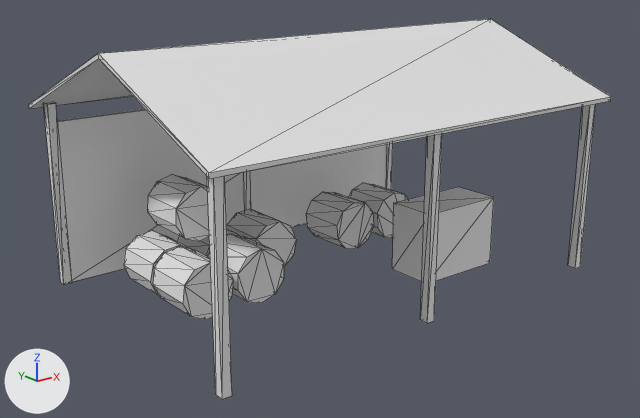
What one commit did to the FBX model Assets/NoHesi/Models/EnvPack/Hangar.fbx.
The view is the same before and after, from a 50 mm lens placed at (-2.11, -2.6, 1.32), pointed at (-0.06, -0.03, 0.29). Every picture has the same lights, and +X, +Y and +Z are marked at lower left. The first picture is the older version. Mesh edges are drawn as thin lines. Materials are left out; every surface is plain grey. Where no turn or scale is listed for an object, it has been applied to the vertices.

The first picture shows 'Hangar_LOD0'.
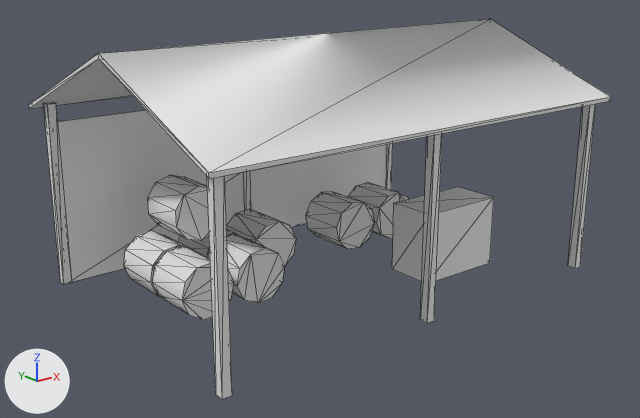
What differs and where, as boxes (x1, y1, x2, y2) in the pictures (640 x 418 px; the box of a moved part takes in the faces that stretch with it):
```json
{"part": 1, "of": "me_hangar_lod0", "change": "moved or reshaped", "before": [153, 246, 233, 320], "after": [152, 246, 234, 320]}
{"part": 2, "of": "me_hangar_lod0", "change": "moved or reshaped", "before": [207, 234, 284, 303], "after": [208, 234, 285, 304]}
{"part": 3, "of": "me_hangar_lod0", "change": "moved or reshaped", "before": [349, 183, 407, 238], "after": [348, 182, 408, 239]}
{"part": 4, "of": "me_hangar_lod0", "change": "moved or reshaped", "before": [126, 174, 374, 296], "after": [126, 175, 374, 296]}
```

Scene script edits in JSON lines:
```json
{"block": "me_hangar_lod0", "where": "me_hangar_lod0.from_pydata(...)  # 236 vertices, 406 faces; spans x -0.91..0.91, y -0.63..0.63, z 0.0..0.96"}
{"block": "me_hangar_lod0", "where": "# used by ob_hangar_lod0; location = (0.0, 0.0, 0.0)"}
{"block": "me_hangar_lod0", "change": "me_hangar_lod0 part 1: the loose piece of 20 vertices spanning x -0.71..-0.49, y -0.08..0.14, z 0.0..0.21 is turned 114.4 degrees about the y axis through its middle"}
{"block": "me_hangar_lod0", "change": "me_hangar_lod0 part 2: the loose piece of 20 vertices spanning x -0.47..-0.27, y -0.08..0.14, z 0.0..0.21 is turned -26.5 degrees about the y axis through its middle"}
{"block": "me_hangar_lod0", "change": "me_hangar_lod0 part 3: the loose piece of 20 vertices spanning x 0.41..0.62, y 0.15..0.36, z 0.0..0.21 is turned 15.1 degrees about the y axis through its middle"}
{"block": "me_hangar_lod0", "change": "me_hangar_lod0 part 4"}
{"block": "me_hangar_lod0", "change": "42 vertices are removed from x -0.68..0.38, y 0.15..0.36, z 0.0..0.42"}
{"block": "me_hangar_lod0", "change": "146 faces are deleted"}
{"block": "me_hangar_lod0", "change": "26 vertices move within x -0.59..0.39, y 0.15..0.36, z 0.0..0.4"}
{"block": "me_hangar_lod0", "change": "13 vertices are added at x -0.59..0.38, y 0.15, z 0.01..0.42"}
{"block": "me_hangar_lod0", "change": "10 new vertices lie (0.0, -0.21, 0.0) away from vertices in x -0.68..0.34, y 0.15..0.36, z 0.0..0.21"}
{"block": "me_hangar_lod0", "change": "6 new vertices lie (0.0, 0.21, 0.0) away from vertices in x -0.64..0.21, y 0.15, z 0.0..0.21"}
{"block": "me_hangar_lod0", "change": "13 new vertices lie (0.0, 0.21, 0.0) away from vertices in x -0.59..0.38, y 0.15, z 0.01..0.42"}
{"block": "me_hangar_lod0", "change": "146 new faces join them"}
```
